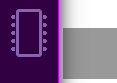
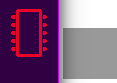
The second w=117, h=83 image is a revision of the first. Changes to its layers:
hid "memory #3", moved it above "memory high usage #1" over [left=11, top=9, right=47, bottom=57]
showed "memory high usage #1", painted on it over [left=11, top=9, right=47, bottom=57]
